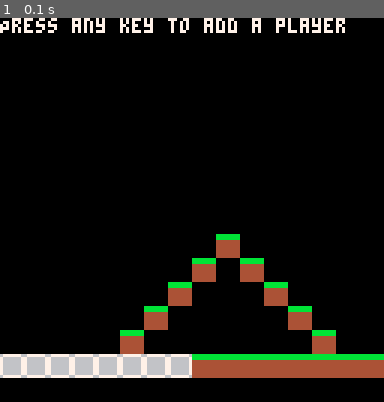
Above: before the commit, frame 1.
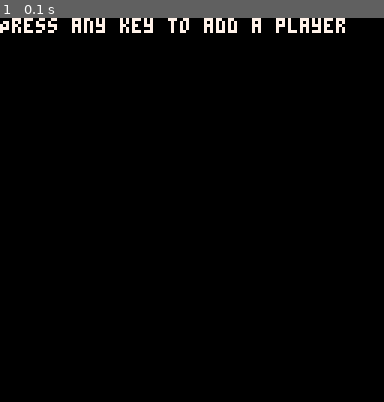
Above: after the commit, the same moment.

Repository: ruby-yacht/sietch-8
Game: PICO-8 cartridge collisioncourse.p8
Two runs of this game, one before a commit and one after it. Both use one fixed random seed, a clock stepped at 60 frames per second and the inputs below.
Inputs:
- Up to frame 1 (0.1 s): no input

The runs differ from the first frame. In frame 1, 9.8% of the frame differs, in the area x 0-100%, y 56-94%.

Commit message:
Organized files

Diff:
--- a/collisioncourse.p8
+++ b/collisioncourse.p8
@@ -1,7 +1,7 @@
 pico-8 cartridge // http://www.pico-8.com
 version 42
 __lua__
-#include labgen.lua
+--#include labgen.lua
 #include players.lua
 #include main.lua
 __gfx__
@@ -144,7 +144,7 @@
 0000000000000002000000020000000000000000000000000000000000000000000000000000000000000000000000000000000000000000000000000000000000000404040000040404000000000000000000000000000000000000000000000000000000000004000400000000000000000000040000000000000000000000
 0000000000000200000000000200000000000000000000000000000000000000000002020202020202020202020200000000000000000000000000000000000000040400000000000004040400000000000000000000000004040000000000000000000000000404000404000000000000000004040000000000000000000000
 0000000000020000000000000002000000000000000000000000000000000000000003030303030303030303030202000000000000000000000000000000000004040000000000000000000404000000000000000004040404040404000000000000000000040400000004000000000000000004040000000000000000000000
-0404040404040404020202020202020204040400040004000400040004000404020203030303030303030303030303020202020202020202020202020202020202020202020202020202020202020202020202020202020202020204040202020202020202040202020204040202020202020204040402040404040404040404
+0000000000040404020202020202020204040400040004000400040004000404020203030303030303030303030303020202020202020202020202020202020202020202020202020202020202020202020202020202020202020204040202020202020202040202020204040202020202020204040402040404040404040404
 0000000000000000000000000000000000000000000000000000000000000000030303030303030303030303030303030303030303030303030303020202020202020202020202020202020202020202020202020202020202020202020202020202020202020202020202020202020202020202020202040404040404040404
 1e1e1e1e1e1e1e1e1e1e1e1e1e1e1e1e1e1e1e1e1e1e1e1e1e1e1e1e1e1e1e1e1e1e1e1e1e1e1e1e1e1e1e1e1e1e1e1e1e1e1e1e1e1e1e1e1e1e1e1e1e1e1e1e1e1e1e1e1e1e1e1e1e1e1e1e1e1e1e1e1e1e1e1e1e1e1e1e1e1e1e1e1e020202021e1e1e1e020202021e1e1e1e1e1e1e1e1e1e1e1e1e1e1e1e1e1e1e1e1e1e1e
 0000000000000000000000000000000000000000000000000000000000000000000000000000000000000000000000000000000000000000000000000000000000000000000000000000000000000000000000000000000000000000000000000000000000000000000000000000000000000000000000000000000000000000
--- a/main.lua
+++ b/main.lua
@@ -9,6 +9,8 @@
 local distanceThresholdToScore = 32
 local timeUntilRestart = 2
 local debug = false
+
+local xx = 0
 
 poke(0x5F2D, 0x1) -- enable keyboard input
 
@@ -23,7 +25,7 @@
     distanceScore = 10
     distanceThresholdToScore = 32
     timeUntilRestart = 2
-    createChunks()
+    --createChunks()
     last_time = time()
 end
 
@@ -74,10 +76,11 @@
 function _draw()
     cls()
 
-   loadChunksIntoView(camera_x)
-   --map()
-   drawPlayers(gameStarted)
-   camera(camera_x, camera_y)
+    --map(0, 0, xx, 0, 16, 16)
+    --loadChunksIntoView(camera_x)
+    --map()
+    drawPlayers(gameStarted)
+    camera(camera_x, camera_y)
 
 
 
Renamed: bak-hop.p8 -> archive/bak-hop.p8
Renamed: hop.p8 -> archive/hop.p8
Renamed: hop2.p8 -> archive/hop2.p8
Renamed: hop3.p8 -> archive/hop3.p8
Renamed: hop5.p8 -> archive/hop5.p8
Renamed: hop7.p8 -> archive/hop7.p8
Renamed: hop_running_test.lua -> archive/hop_running_test.lua
Renamed: jump.lua -> archive/jump.lua
Renamed: levelgen.lua -> archive/levelgen.lua
Renamed: levelgen.p8 -> archive/levelgen.p8
Renamed: test.lua -> archive/test.lua
Not shown, added: archive/sieche.rtf
